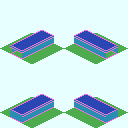
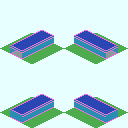
Comparing the layer stacks of the two 128 x 128 images. Changes:
painted on "Base_Plate_1x1.png" over [10, 48, 116, 58]
